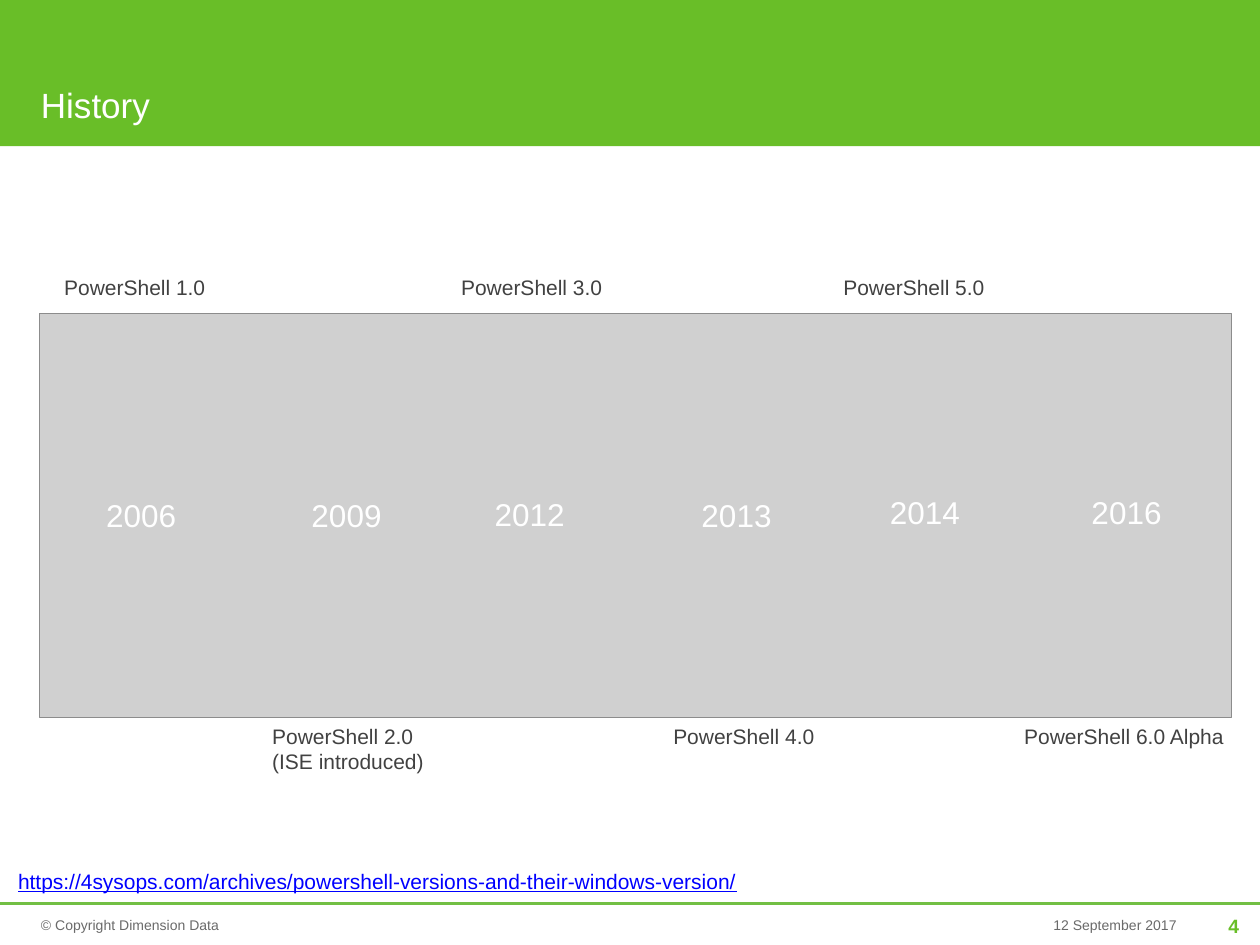
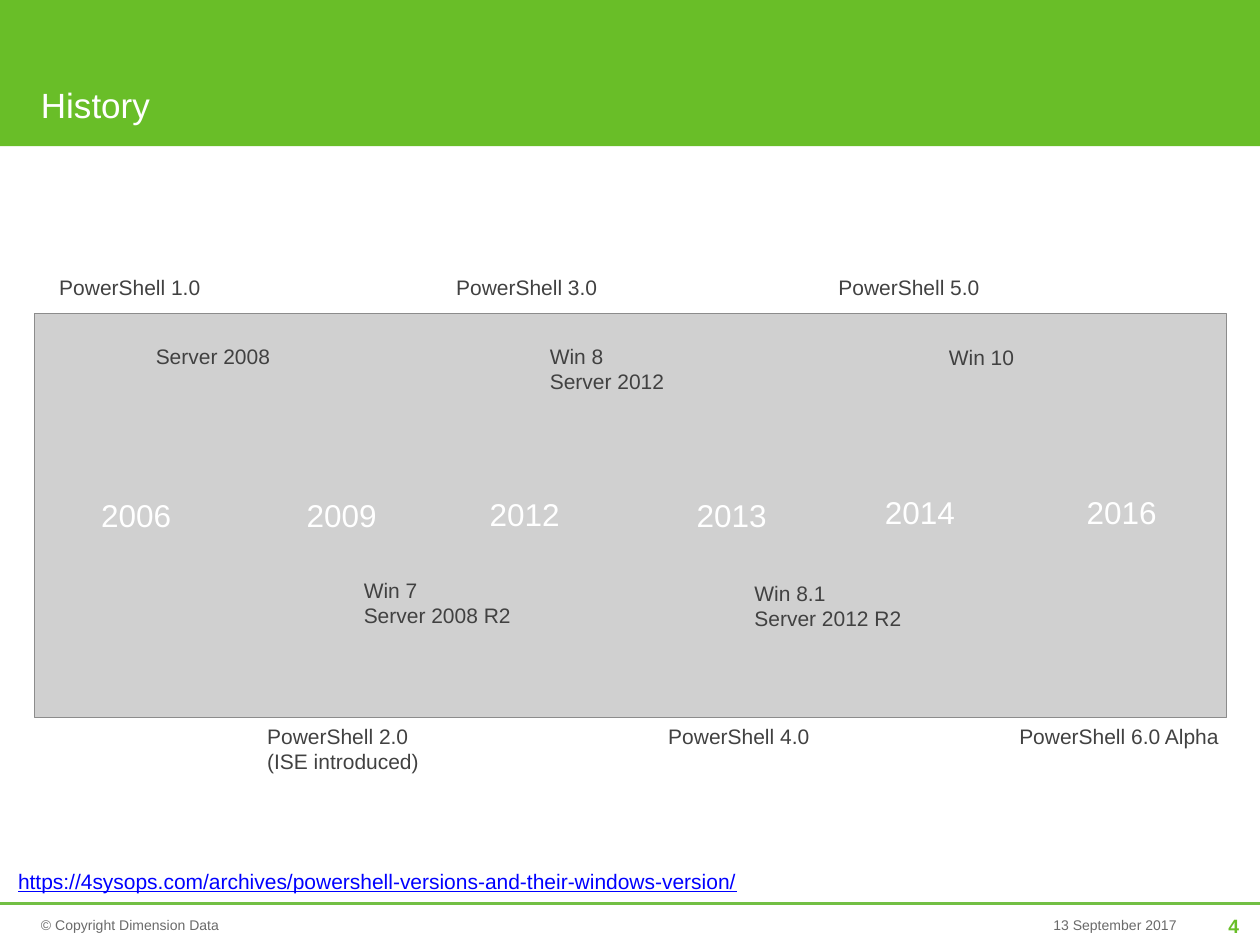
Before and after one commit to mjrio/mjr-tooling-poweshell, a slide deck: slide 4 of BasicPowerShell.pptx. Drawn at 1260x945 pixels with LibreOffice and Linux fonts; fonts in the diff are those of the drawing; grey boxes stand for pictures; background and template pictures are left out. Boxes give left, top, right and bottom in pixels: in the first picture for what was removed or moved away, otherwise in the second. Text is boxed around its words. In the diff, an @@ line names an element or a change of style, - is before the commit and + after.

Commit message:
Added more detail for pipelines and history

```diff
--- a/BasicPowerShell.pptx
+++ b/BasicPowerShell.pptx
@@ text added at [156, 349, 270, 364], 12 pt, text #414141 @@
+Server 2008
@@ text added at [550, 349, 664, 389], 12 pt, text #414141 @@
+Win 8
+Server 2012
@@ text added at [949, 350, 1014, 365], 12 pt, text #414141 @@
+Win 10
@@ text added at [364, 583, 511, 623], 12 pt, text #414141 @@
+Win 7
+Server 2008 R2
@@ text added at [754, 586, 901, 626], 12 pt, text #414141 @@
+Win 8.1
+Server 2012 R2
@@ 12 texts, 1 picture: place and size @@
-12 texts, 1 picture at [39, 280, 1231, 774]
+12 texts, 1 picture at [35, 280, 1227, 774]
@@ text at [1053, 920, 1176, 933]: text changed @@
-12 September 2017
+13 September 2017
```
Also in this commit, not shown: 35 other slides changed, 2 slides added, 1 slide removed.
